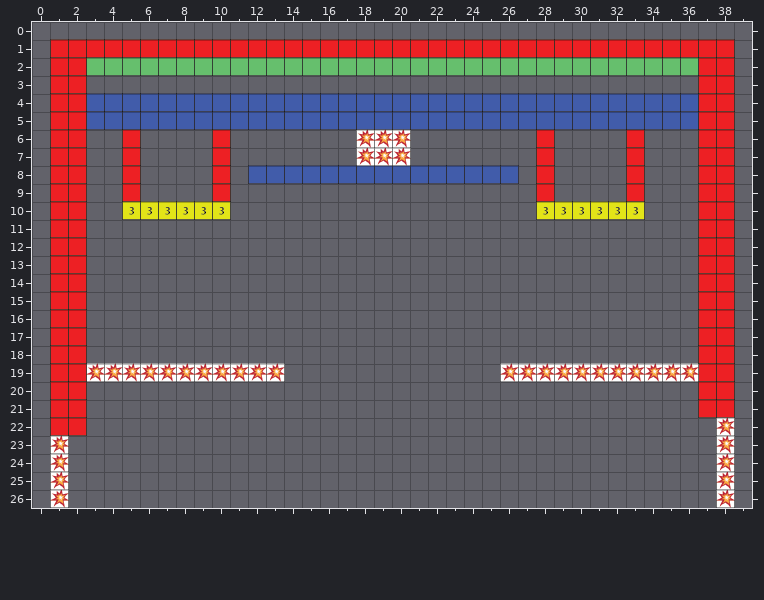
Two versions of a level (Tiled map, core/assets/raw/level4.tmx). The picture above is the old version.
Cells are 32x32 px. Shown: x 0..39, y 0..26.
After the commit:
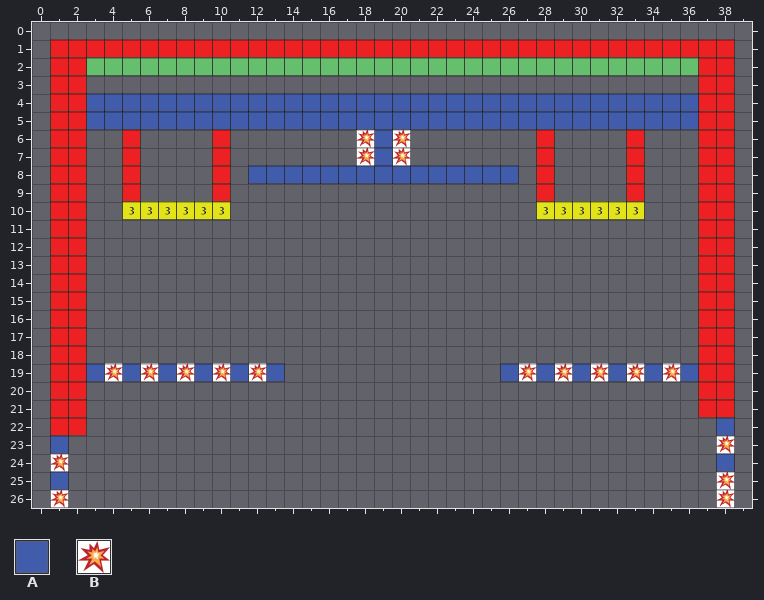
Key: from "blockTileSet": A 1 "blueBlock", B 14 "randomBlock".
_ is an empty cell.
Diff:
{"where": "layer \"blocks\""}
{"y":6,"x":19,"old":"B","new":"A"}
{"y":7,"x":19,"old":"B","new":"A"}
{"y":19,"x":3,"old":"B","new":"A"}
{"y":19,"x":5,"old":"B","new":"A"}
{"y":19,"x":7,"old":"B","new":"A"}
{"y":19,"x":9,"old":"B","new":"A"}
{"y":19,"x":11,"old":"B","new":"A"}
{"y":19,"x":13,"old":"B","new":"A"}
{"y":19,"x":26,"old":"B","new":"A"}
{"y":19,"x":28,"old":"B","new":"A"}
{"y":19,"x":30,"old":"B","new":"A"}
{"y":19,"x":32,"old":"B","new":"A"}
{"y":19,"x":34,"old":"B","new":"A"}
{"y":19,"x":36,"old":"B","new":"A"}
{"y":22,"x":38,"old":"B","new":"A"}
{"y":23,"x":1,"old":"B","new":"A"}
{"y":24,"x":38,"old":"B","new":"A"}
{"y":25,"x":1,"old":"B","new":"A"}
